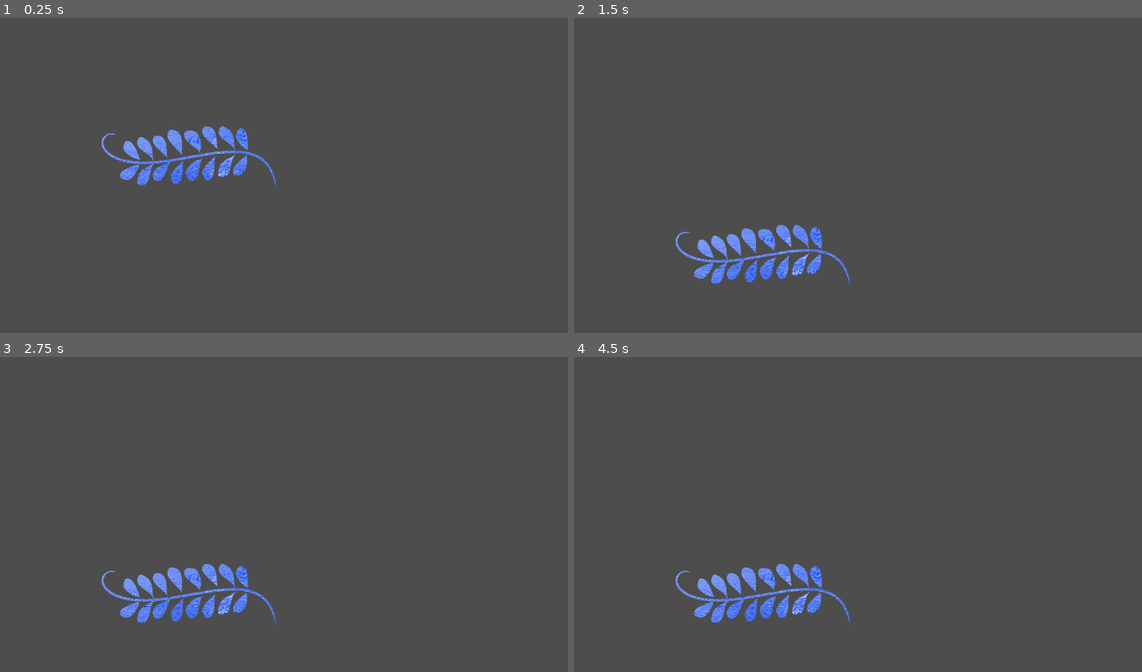
Above: before the commit, frames 1-4 (two rows, left to right).
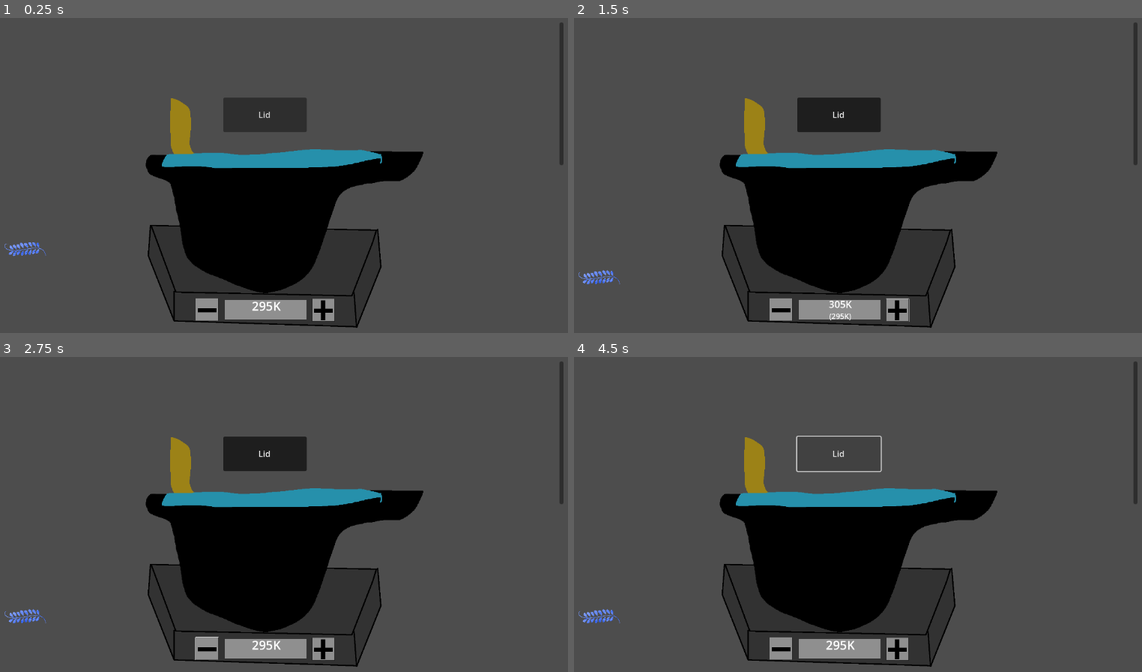
Above: after the commit, the same moments.

Repository: Gutek8134/poison-craft
Game: Godot game, scene res://scenes/levels/main.tscn
Same seed, same stepped clock (60 frames per second), same inputs: the game is played once before the commit and once after it. The project has no main scene, so this scene is started directly. The engine's default icon, where the game draws it, is replaced by a stand-in: a white triangle on a blue panel in a dark square.
Inputs (mouse positions are in pixels of both pictures, inside the frame that each line leads up to):
- Up to frame 1 (0.25 s): no input
- Up to frame 2 (1.5 s): click (840, 115) at 0.5 s, where only the run after the commit has a clickable "Lid"; click (897, 310) at 1.27 s
- Up to frame 3 (2.75 s): click (204, 649) at 2.02 s
- Up to frame 4 (4.5 s): click (897, 649) at 2.77 s; click (778, 649) at 3.52 s; click (840, 454) at 4.25 s, where only the run after the commit has a clickable "Lid"

The runs differ from the first frame. In frame 1, 24% of the frame differs, in the area x 0-100%, y 1-99%; in frame 2, 23%; in frame 3, 23%; in frame 4, 22%.

Commit message:
ingredients can be put into cauldron

Diff:
--- a/scenes/levels/main.tscn
+++ b/scenes/levels/main.tscn
@@ -1,6 +1,7 @@
-[gd_scene load_steps=3 format=3 uid="uid://dbuqro12ohuni"]
+[gd_scene load_steps=4 format=3 uid="uid://dbuqro12ohuni"]
 
 [ext_resource type="PackedScene" uid="uid://dn5av2vus4bfk" path="res://scenes/prefabs/ingredients/Blue Leaf.tscn" id="1_bqp0l"]
+[ext_resource type="PackedScene" uid="uid://bveoo716ac81d" path="res://scenes/prefabs/cauldron.tscn" id="2_3v6fd"]
 
 [sub_resource type="RectangleShape2D" id="RectangleShape2D_34rbh"]
 size = Vector2(1150.5, 90)
@@ -14,6 +15,9 @@
 shape = SubResource("RectangleShape2D_34rbh")
 
 [node name="BlueLeaf" parent="." instance=ExtResource("1_bqp0l")]
-position = Vector2(411, 263)
-linear_damp = 1.33
-_gravity_scale = 1.5
+position = Vector2(98, 444)
+linear_damp = 1.754
+angular_damp = 0.159
+
+[node name="Cauldron" parent="." instance=ExtResource("2_3v6fd")]
+position = Vector2(15, 25)
--- a/scenes/prefabs/cauldron.tscn
+++ b/scenes/prefabs/cauldron.tscn
@@ -1,10 +1,16 @@
-[gd_scene load_steps=6 format=3 uid="uid://bveoo716ac81d"]
+[gd_scene load_steps=8 format=3 uid="uid://bveoo716ac81d"]
 
 [ext_resource type="Script" path="res://scripts/cauldron.gd" id="1_t4s4w"]
 [ext_resource type="Texture2D" uid="uid://d2paw5vc8p2xk" path="res://content/images/cauldron-t.png" id="2_fy3fo"]
 [ext_resource type="Texture2D" uid="uid://dful5kmhtcxmm" path="res://content/images/plus-t.png" id="3_plr1v"]
 [ext_resource type="Texture2D" uid="uid://h01ytmr31lmw" path="res://content/images/minus-t.png" id="4_42w8m"]
 [ext_resource type="PackedScene" uid="uid://chv6qeqta4eot" path="res://scenes/prefabs/container.tscn" id="5_jy1nj"]
+
+[sub_resource type="RectangleShape2D" id="RectangleShape2D_b76ds"]
+size = Vector2(111, 328)
+
+[sub_resource type="RectangleShape2D" id="RectangleShape2D_ixwrd"]
+size = Vector2(333, 71)
 
 [node name="Cauldron" type="Node2D"]
 script = ExtResource("1_t4s4w")
@@ -62,6 +68,26 @@
 toggle_mode = true
 text = "Lid"
 
+[node name="StaticBody2D" type="StaticBody2D" parent="."]
+position = Vector2(305, 140)
+
+[node name="CollisionShape2D" type="CollisionShape2D" parent="StaticBody2D"]
+position = Vector2(62.5, 290)
+shape = SubResource("RectangleShape2D_b76ds")
+
+[node name="CollisionShape2D2" type="CollisionShape2D" parent="StaticBody2D"]
+position = Vector2(385, 285)
+shape = SubResource("RectangleShape2D_b76ds")
+
+[node name="Area2D" type="Area2D" parent="."]
+input_pickable = false
+monitorable = false
+
+[node name="CollisionShape2D3" type="CollisionShape2D" parent="Area2D"]
+position = Vector2(551.5, 523.5)
+shape = SubResource("RectangleShape2D_ixwrd")
+
 [connection signal="pressed" from="cauldron_sprite/increase_temperature" to="." method="_on_increase_temperature_button_pressed"]
 [connection signal="pressed" from="cauldron_sprite/decrease_temperature" to="." method="_on_decrease_temperature_button_pressed"]
 [connection signal="toggled" from="Button" to="." method="_on_lid_toggled"]
+[connection signal="body_entered" from="Area2D" to="." method="_on_area_2d_body_entered"]
--- a/scenes/prefabs/ingredients/Blue Leaf.tscn
+++ b/scenes/prefabs/ingredients/Blue Leaf.tscn
@@ -5,16 +5,17 @@
 [ext_resource type="PackedScene" uid="uid://chv6qeqta4eot" path="res://scenes/prefabs/container.tscn" id="2_kimrc"]
 
 [sub_resource type="RectangleShape2D" id="RectangleShape2D_3tc6n"]
-size = Vector2(347, 127)
+size = Vector2(91, 32)
 
 [sub_resource type="RectangleShape2D" id="RectangleShape2D_61cj4"]
 size = Vector2(354, 278)
 
 [node name="Blue Leaf" type="RigidBody2D"]
-position = Vector2(215, 93)
+position = Vector2(1, 3)
 input_pickable = true
 freeze_mode = 1
-linear_damp = 1.33
+linear_damp = 5.769
+angular_damp = 5.549
 constant_force = Vector2(0, -0.285)
 script = ExtResource("1_8wk1p")
 composition = {
@@ -24,16 +25,17 @@
 _gravity_scale = 1.5
 
 [node name="CollisionShape2D" type="CollisionShape2D" parent="."]
-position = Vector2(2.5, -1.5)
+position = Vector2(1, 1)
 shape = SubResource("RectangleShape2D_3tc6n")
 
 [node name="Sprite" type="Sprite2D" parent="."]
-scale = Vector2(0.525, 0.525)
+position = Vector2(-2, -2)
+scale = Vector2(0.125001, 0.125001)
 texture = ExtResource("2_k4kkv")
 
 [node name="Container" parent="." instance=ExtResource("2_kimrc")]
 visible = false
-position = Vector2(-36, -308)
+position = Vector2(12, -294)
 
 [node name="Area2D" type="Area2D" parent="Container"]
 position = Vector2(174, 131)
--- a/scripts/cauldron.gd
+++ b/scripts/cauldron.gd
@@ -96,7 +96,7 @@
 ## Amount in grams
 func add_ingredient(ingredient: Ingredient, amount: int) -> void:
 	for substance_name in ingredient.composition:
-		var substance_amount = amount * ingredient.composition[substance_name]
+		var substance_amount: int = amount * ingredient.composition[substance_name] / 100
 		content.add_substance(data_table.data[substance_name], substance_amount)
 
 	_update_substance_display()
@@ -148,6 +148,18 @@
 	else:
 		increase_target_temperature(DEFAULT_TEMPERATURE_CHANGE)
 
+func _on_lid_toggled(toggled_on: bool):
+	if toggled_on:
+		content.close()
+	else:
+		content.open()
+
+
+func _on_area_2d_body_entered(body: Node2D) -> void:
+	if body is Ingredient:
+		add_ingredient(body, body.amount)
+		body.queue_free()
+
 func _start_moving_gases(interval: int = 1) -> void:
 	gases_movement_timer.wait_time = interval
 	gases_movement_timer.start()
@@ -195,13 +207,8 @@
 	content.update_substance_display()
 
 func _test() -> void:
-	add_substance(data_table.data["Jelenial (liquid)"], 50)
-	add_substance(data_table.data["Ogr (solid)"], 20)
+	pass
+	# add_substance(data_table.data["Jelenial (liquid)"], 50)
+	# add_substance(data_table.data["Ogr (solid)"], 20)
 	# var printer = func(): print("%s %s" % [ongoing_reactions, content])
 	# CoroutinesLib.invoke_repeating(printer, get_tree(), self, 1, 0, 5)
-
-func _on_lid_toggled(toggled_on: bool):
-	if toggled_on:
-		content.close()
-	else:
-		content.open()
